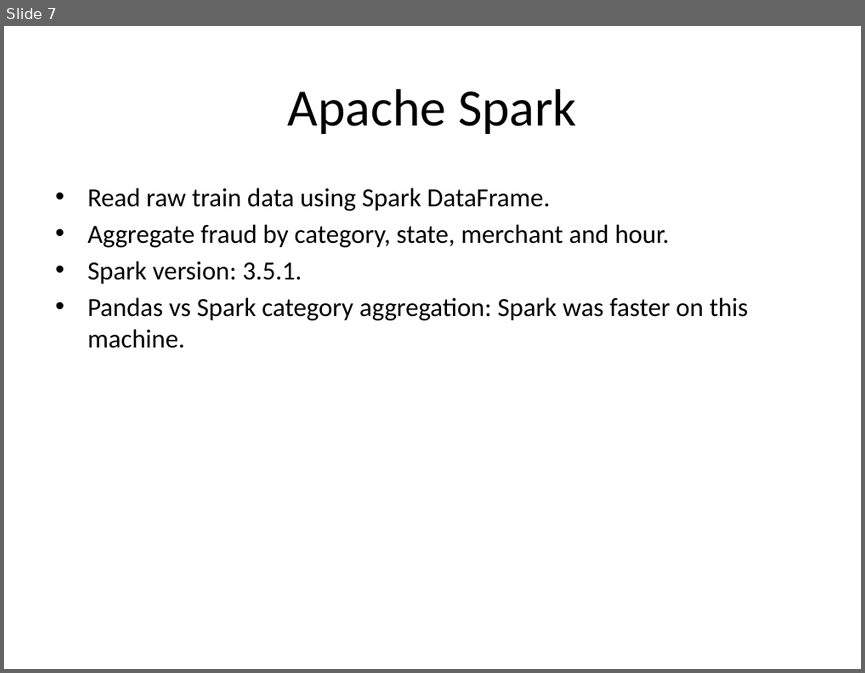
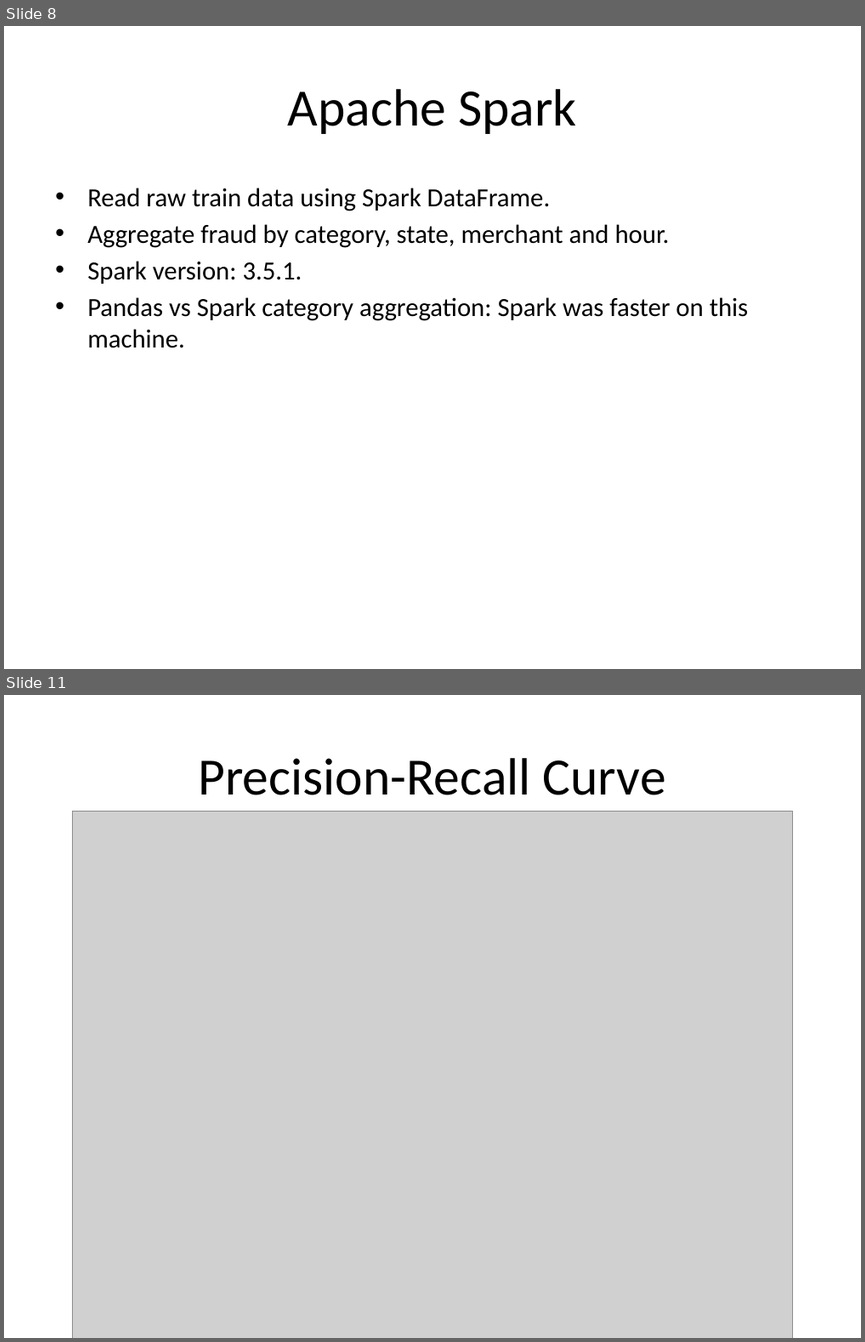
Before and after one commit to dlxik/fraud-detection-bigdata, a slide deck: reports/fraud_detection_presentation.pptx. Shown one above the other, each under a label of ours: slide 7 before the commit, slides 8 and 11 after it; the slides between them are not shown. The pictures are 865x673 and 865x1342 pixels, drawn with LibreOffice and Linux fonts; fonts in the diff are those of the drawing; grey boxes stand for pictures. Boxes give left, top, right and bottom in pixels: in the first picture for what was removed or moved away, otherwise in the second. Text is boxed around its words. In the diff, an @@ line names an element or a change of style, - is before the commit and + after.

Commit message:
HGB recall max ~96

```diff
--- a/reports/fraud_detection_presentation.pptx
+++ b/reports/fraud_detection_presentation.pptx
@@ slide 11 added at (x1=4, y1=695, x2=861, y2=1338), background #FFFFFF @@
@@ title added at (x1=198, y1=758, x2=666, y2=795), 44 pt, text #000000 @@
+Precision-Recall Curve
@@ picture added at (x1=73, y1=811, x2=792, y2=1338) @@
@@ what was slide 7 is now slide 8 @@
```
Also in this commit, not shown: 2 slides changed, 1 other slide added, 40 other files.
